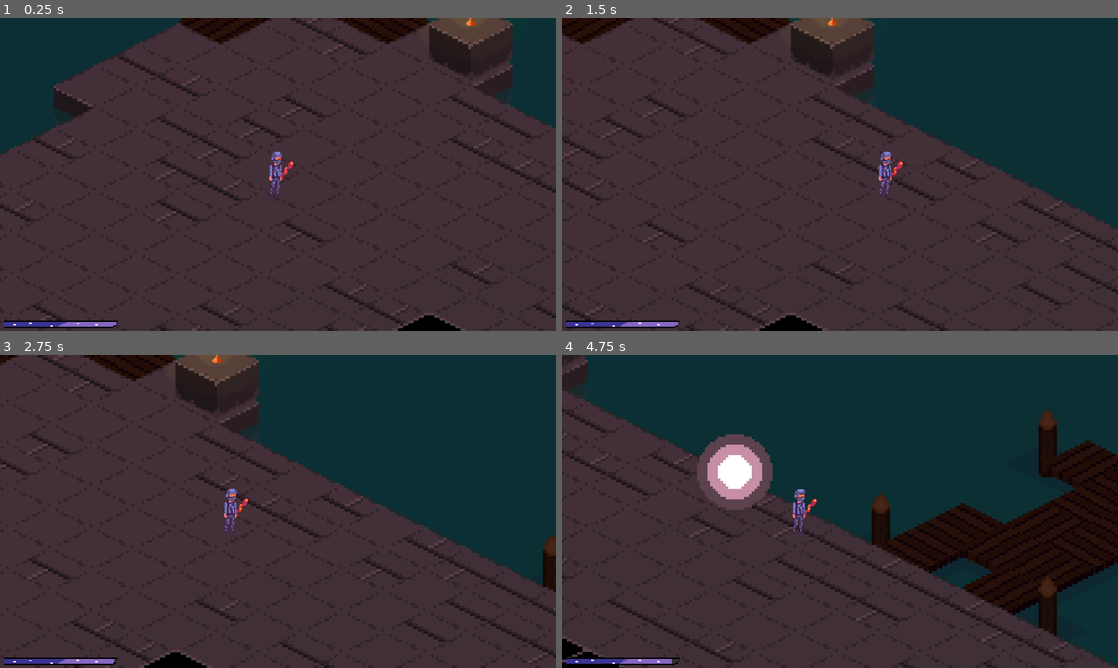
Above: before the commit, frames 1-4 (two rows, left to right).
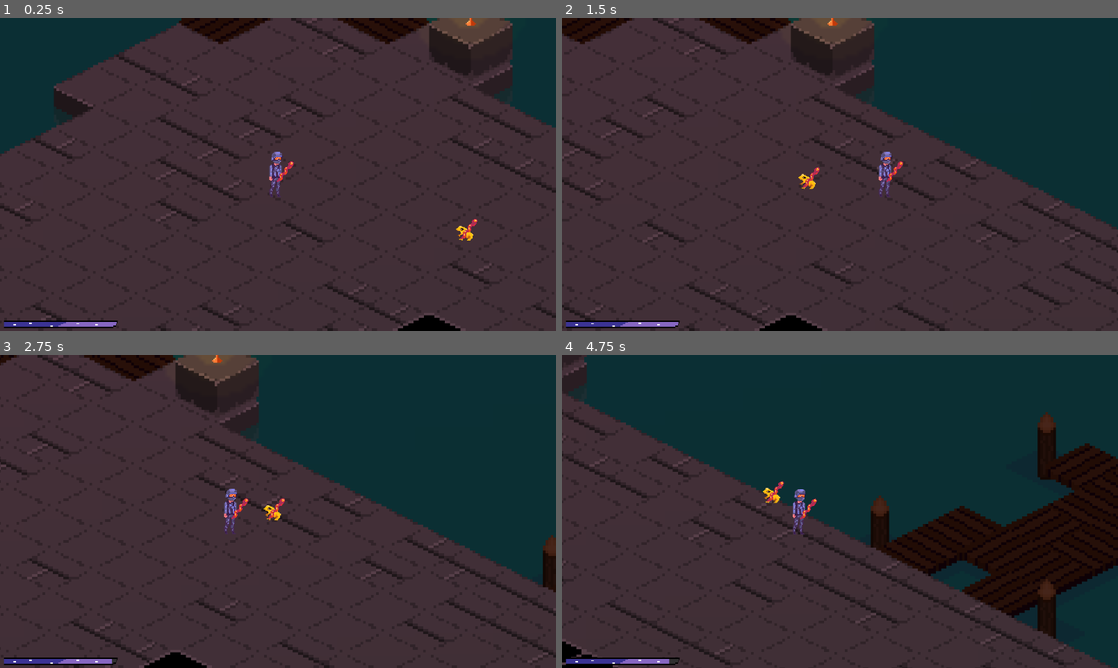
Above: after the commit, the same moments.

Repository: DarkMalygos/Game-Jam-Test
Game: Godot game, scene res://scenes/main.tscn
The game is run twice, just before and just after one commit, with the same random seed, the same clock (stepped at 60 frames per second) and the same inputs.
Inputs (mouse positions are in pixels of both pictures, inside the frame that each line leads up to):
- Up to frame 1 (0.25 s): no input
- Up to frame 2 (1.5 s): tap Enter (ui_accept) at 0.5, 0.77 s; move the mouse to (962, 158) at 0.52 s; press the mouse at (962, 158) at 0.53 s; hold D (movement_right) from 0.53 s (still down); right-click (962, 158) at 0.8 s; move the mouse to (728, 190) at 1.27 s; release the mouse at (728, 190) at 1.28 s; right-click (728, 190) at 1.35 s
- Up to frame 3 (2.75 s): tap Enter (ui_accept) at 1.52 s; click (166, 527) at 1.55 s; move the mouse to (333, 442) at 2.02 s; release D (movement_right) at 2.03 s; press the mouse at (333, 442) at 2.03 s; hold A (movement_left) from 2.03 s (still down); right-click (333, 442) at 2.3 s
- Up to frame 4 (4.75 s): move the mouse to (812, 574) at 2.77 s; release A (movement_left) at 2.78 s; release the mouse at (812, 574) at 2.78 s; hold D (movement_right) 2.78-4.28 s; right-click (812, 574) at 2.85 s; tap Enter (ui_accept) at 3.02, 3.77, 4.52 s; click (812, 574) at 3.05 s; move the mouse to (1006, 558) at 3.52 s; press the mouse at (1006, 558) at 3.53 s; right-click (1006, 558) at 3.8 s; move the mouse to (673, 464) at 4.27 s; release the mouse at (673, 464) at 4.28 s; hold A (movement_left) from 4.28 s (still down); right-click (673, 464) at 4.35 s; click (673, 464) at 4.55 s

The runs differ from the first frame. In frame 1, 0.1% of the frame differs, in the area x 49-86%, y 49-72%; in frame 2, 0.1%; in frame 3, 0.1%; in frame 4, 7.1%, in the area x 0-100%, y 0-100%.

Commit message:
Enemy + ability update

Diff:
--- a/diablo_clone/project.godot
+++ b/diablo_clone/project.godot
@@ -24,6 +24,7 @@
 
 enemy=""
 main_character=""
+wall=""
 
 [input]
 
--- /dev/null
+++ b/diablo_clone/resources/tile_sets/ground_layer.tres
@@ -0,0 +1,166 @@
+[gd_resource type="TileSet" load_steps=29 format=3 uid="uid://chai62qdkj712"]
+
+[ext_resource type="Texture2D" uid="uid://csnl4dp1q1uc3" path="res://assets/sprites/tiles/iso_tileset.png" id="1_kcwyn"]
+[ext_resource type="Texture2D" uid="uid://d1uuubjiy2ppw" path="res://assets/sprites/tiles/water.png" id="2_bmi3s"]
+[ext_resource type="Texture2D" uid="uid://lcyb46diqoqo" path="res://assets/sprites/entities/enemies/golden_frog_enemy.png" id="3_ch3uh"]
+[ext_resource type="Texture2D" uid="uid://pbkau3xldxlu" path="res://assets/sprites/tiles/wood_holder.png" id="4_8hqme"]
+[ext_resource type="Texture2D" uid="uid://cjrcryh2f0y2r" path="res://assets/sprites/tiles/ground_plant.png" id="5_i1i23"]
+[ext_resource type="Texture2D" uid="uid://b7vc85f3kayo6" path="res://assets/sprites/tiles/monkey_tree.png" id="6_kullh"]
+[ext_resource type="Texture2D" uid="uid://c6gsk3mpmnqtg" path="res://assets/sprites/entities/animals/golden_poison_frog.png" id="7_oh3wm"]
+[ext_resource type="Texture2D" uid="uid://qef8i8xh3fpr" path="res://assets/sprites/tiles/tree.png" id="8_lavlu"]
+[ext_resource type="Texture2D" uid="uid://kmr4mlbl264h" path="res://assets/sprites/tiles/stone_tileset.png" id="9_m5muf"]
+[ext_resource type="Texture2D" uid="uid://ctdfofeaw8jhy" path="res://assets/sprites/tiles/grass_set.png" id="10_f7gpw"]
+[ext_resource type="Texture2D" uid="uid://bowdyh7ri1nh0" path="res://assets/sprites/tiles/palm_trree.png" id="11_dwenk"]
+[ext_resource type="Texture2D" uid="uid://c84oftb5nbfi3" path="res://assets/sprites/tiles/stone_tileset_wall.png" id="12_smu26"]
+[ext_resource type="Texture2D" uid="uid://cvvidp5jklpcy" path="res://assets/sprites/tiles/wood_plank_tileset.png" id="13_ym3ip"]
+[ext_resource type="Texture2D" uid="uid://d0slwjvt2l786" path="res://assets/sprites/tiles/stonewall_tileset.png" id="14_2ixtu"]
+
+[sub_resource type="TileSetAtlasSource" id="TileSetAtlasSource_5xdlw"]
+texture = ExtResource("1_kcwyn")
+texture_region_size = Vector2i(32, 32)
+1:0/0 = 0
+1:0/0/texture_origin = Vector2i(0, -8)
+2:0/0 = 0
+2:0/0/texture_origin = Vector2i(0, -8)
+3:0/0 = 0
+3:0/0/texture_origin = Vector2i(0, -8)
+5:0/0 = 0
+5:0/0/texture_origin = Vector2i(0, -8)
+6:0/0 = 0
+6:0/0/texture_origin = Vector2i(0, -8)
+6:0/0/physics_layer_0/polygon_0/points = PackedVector2Array(-16, 0, 0, 8, 16, 0, 0, -8)
+0:0/0 = 0
+0:0/0/texture_origin = Vector2i(0, -8)
+7:0/0 = 0
+7:0/0/physics_layer_0/polygon_0/points = PackedVector2Array(-16, 0, 0, 8, 16, 0, 0, -8)
+4:0/0 = 0
+4:0/0/texture_origin = Vector2i(0, -8)
+4:0/0/physics_layer_0/polygon_0/points = PackedVector2Array(-1.00226, 22.7179, -15.2566, 15.368, -16, 0, 0, -8, 16, 0, 15.2566, 15.5907)
+
+[sub_resource type="TileSetAtlasSource" id="TileSetAtlasSource_x4lyg"]
+texture = ExtResource("2_bmi3s")
+texture_region_size = Vector2i(32, 32)
+0:0/0 = 0
+0:0/0/texture_origin = Vector2i(0, -8)
+0:0/0/modulate = Color(1, 1, 1, 0.588235)
+0:0/0/physics_layer_0/polygon_0/points = PackedVector2Array(-16, 0, 0, 8, 16, 0, 0, -8)
+
+[sub_resource type="TileSetAtlasSource" id="TileSetAtlasSource_b55rm"]
+texture = ExtResource("3_ch3uh")
+texture_region_size = Vector2i(32, 32)
+0:0/0 = 0
+
+[sub_resource type="TileSetAtlasSource" id="TileSetAtlasSource_8xdgp"]
+texture = ExtResource("4_8hqme")
+texture_region_size = Vector2i(32, 32)
+0:0/0 = 0
+0:0/0/texture_origin = Vector2i(0, -4)
+
+[sub_resource type="TileSetAtlasSource" id="TileSetAtlasSource_lexii"]
+texture = ExtResource("5_i1i23")
+texture_region_size = Vector2i(27, 16)
+0:0/0 = 0
+
+[sub_resource type="TileSetAtlasSource" id="TileSetAtlasSource_upo68"]
+texture = ExtResource("6_kullh")
+texture_region_size = Vector2i(40, 42)
+0:0/0 = 0
+
+[sub_resource type="TileSetAtlasSource" id="TileSetAtlasSource_8gwal"]
+texture = ExtResource("7_oh3wm")
+texture_region_size = Vector2i(8, 8)
+0:0/0 = 0
+
+[sub_resource type="TileSetAtlasSource" id="TileSetAtlasSource_lavw7"]
+texture = ExtResource("8_lavlu")
+texture_region_size = Vector2i(64, 64)
+0:0/0 = 0
+0:0/0/physics_layer_0/polygon_0/points = PackedVector2Array(-4.6875, 14.875, 5.3125, 13.375, 6.1875, 15.25, 6.9375, 16, 4.4375, 16.375, 1.3125, 16.375, 0.1875, 16.875, -2.4375, 15.5)
+0:0/0/physics_layer_0/polygon_1/points = PackedVector2Array(-5.1875, 16.5, -8.5625, 16.125, -5.1875, 18.25, 6.0625, 18.625, 9.3125, 16.25, 6.1875, 14.25, -4.5625, 15.25)
+
+[sub_resource type="TileSetAtlasSource" id="TileSetAtlasSource_uyo1q"]
+texture = ExtResource("9_m5muf")
+texture_region_size = Vector2i(32, 32)
+0:0/0 = 0
+0:0/0/texture_origin = Vector2i(0, -8)
+1:0/0 = 0
+1:0/0/texture_origin = Vector2i(0, -8)
+2:0/0 = 0
+2:0/0/texture_origin = Vector2i(0, -8)
+3:0/0 = 0
+3:0/0/texture_origin = Vector2i(0, -8)
+
+[sub_resource type="TileSetAtlasSource" id="TileSetAtlasSource_lhr2e"]
+texture = ExtResource("10_f7gpw")
+texture_region_size = Vector2i(32, 32)
+0:0/0 = 0
+0:0/0/texture_origin = Vector2i(0, -8)
+1:0/0 = 0
+1:0/0/texture_origin = Vector2i(0, -8)
+2:0/0 = 0
+2:0/0/texture_origin = Vector2i(0, -8)
+3:0/0 = 0
+3:0/0/texture_origin = Vector2i(0, -8)
+
+[sub_resource type="TileSetAtlasSource" id="TileSetAtlasSource_3o4xt"]
+texture = ExtResource("11_dwenk")
+texture_region_size = Vector2i(34, 60)
+0:0/0 = 0
+
+[sub_resource type="TileSetAtlasSource" id="TileSetAtlasSource_1ur4n"]
+texture = ExtResource("12_smu26")
+texture_region_size = Vector2i(32, 32)
+0:0/0 = 0
+0:0/0/texture_origin = Vector2i(0, -8)
+0:0/0/physics_layer_0/polygon_0/points = PackedVector2Array(-16, 0, -16.625, 14, 0.875, 21.75, 15.625, 15.5, 16, 0, 0, -8)
+1:0/0 = 0
+1:0/0/texture_origin = Vector2i(0, -8)
+1:0/0/physics_layer_0/polygon_0/points = PackedVector2Array(-16, 0, -16.625, 14, 0.875, 21.75, 15.625, 15.5, 16, 0, 0, -8)
+2:0/0 = 0
+2:0/0/texture_origin = Vector2i(0, -8)
+2:0/0/physics_layer_0/polygon_0/points = PackedVector2Array(-16, 0, -16.625, 14, 0.875, 21.75, 15.625, 15.5, 16, 0, 0, -8)
+3:0/0 = 0
+3:0/0/texture_origin = Vector2i(0, -8)
+3:0/0/physics_layer_0/polygon_0/points = PackedVector2Array(-16, 0, -16.625, 14, 0.875, 21.75, 15.625, 15.5, 16, 0, 0, -8)
+
+[sub_resource type="TileSetAtlasSource" id="TileSetAtlasSource_yie0l"]
+texture = ExtResource("13_ym3ip")
+texture_region_size = Vector2i(32, 32)
+0:0/0 = 0
+1:0/0 = 0
+
+[sub_resource type="TileSetAtlasSource" id="TileSetAtlasSource_412e7"]
+texture = ExtResource("14_2ixtu")
+texture_region_size = Vector2i(32, 32)
+0:0/0 = 0
+0:0/0/texture_origin = Vector2i(0, -16)
+0:0/0/physics_layer_0/polygon_0/points = PackedVector2Array(-14.6875, 3.875, -14.6875, 15.875, -0.4375, 23.25, 7.8125, 20.1875, 7.6875, 8.1875, -8.0625, 0.375)
+1:0/0 = 0
+1:0/0/texture_origin = Vector2i(0, -16)
+1:0/0/physics_layer_0/polygon_0/points = PackedVector2Array(-14.6875, 3.875, -14.6875, 15.875, -0.4375, 23.25, 7.8125, 20.1875, 7.6875, 8.1875, -8.0625, 0.375)
+2:0/0 = 0
+2:0/0/texture_origin = Vector2i(0, -16)
+2:0/0/physics_layer_0/polygon_0/points = PackedVector2Array(-7.8125, 20.5625, -0.4375, 23.75, 14.3125, 16, 13.8125, 3.75, 7.6875, 0.625, -7.8125, 8.6875)
+3:0/0 = 0
+3:0/0/texture_origin = Vector2i(0, -16)
+3:0/0/physics_layer_0/polygon_0/points = PackedVector2Array(-7.8125, 20.5625, -0.4375, 23.75, 14.3125, 16, 13.8125, 3.75, 7.6875, 0.625, -7.8125, 8.6875)
+
+[resource]
+tile_shape = 1
+tile_layout = 5
+tile_size = Vector2i(32, 16)
+physics_layer_0/collision_layer = 1
+sources/0 = SubResource("TileSetAtlasSource_5xdlw")
+sources/3 = SubResource("TileSetAtlasSource_lavw7")
+sources/4 = SubResource("TileSetAtlasSource_uyo1q")
+sources/9 = SubResource("TileSetAtlasSource_412e7")
+sources/7 = SubResource("TileSetAtlasSource_1ur4n")
+sources/8 = SubResource("TileSetAtlasSource_yie0l")
+sources/5 = SubResource("TileSetAtlasSource_lhr2e")
+sources/6 = SubResource("TileSetAtlasSource_3o4xt")
+sources/12 = SubResource("TileSetAtlasSource_lexii")
+sources/13 = SubResource("TileSetAtlasSource_upo68")
+sources/11 = SubResource("TileSetAtlasSource_8xdgp")
+sources/1 = SubResource("TileSetAtlasSource_x4lyg")
+sources/2 = SubResource("TileSetAtlasSource_8gwal")
+sources/10 = SubResource("TileSetAtlasSource_b55rm")
--- a/diablo_clone/resources/tile_sets/iso_tileset.tres
+++ b/diablo_clone/resources/tile_sets/wall_layer.tres
@@ -149,7 +149,8 @@
 tile_shape = 1
 tile_layout = 5
 tile_size = Vector2i(32, 16)
-physics_layer_0/collision_layer = 1
+physics_layer_0/collision_layer = 3
+physics_layer_0/collision_mask = 3
 sources/0 = SubResource("TileSetAtlasSource_5xdlw")
 sources/3 = SubResource("TileSetAtlasSource_lavw7")
 sources/4 = SubResource("TileSetAtlasSource_uyo1q")
--- /dev/null
+++ b/diablo_clone/scenes/entities/enemies/enemy.tscn
@@ -0,0 +1,39 @@
+[gd_scene load_steps=7 format=3 uid="uid://gd08nut0n7l5"]
+
+[ext_resource type="PackedScene" uid="uid://b0w4pmjhnu7ml" path="res://scenes/entities/entity.tscn" id="1_c30hy"]
+[ext_resource type="Texture2D" uid="uid://lcyb46diqoqo" path="res://assets/sprites/entities/enemies/golden_frog_enemy.png" id="2_80jej"]
+[ext_resource type="Script" path="res://scripts/entities/enemies/enemy_body.gd" id="2_ppo2b"]
+[ext_resource type="PackedScene" uid="uid://bp7wpc31kvew5" path="res://scenes/weapons/staff.tscn" id="4_p20yu"]
+
+[sub_resource type="SpriteFrames" id="SpriteFrames_skrgd"]
+animations = [{
+"frames": [{
+"duration": 1.0,
+"texture": ExtResource("2_80jej")
+}],
+"loop": true,
+"name": &"default",
+"speed": 5.0
+}]
+
+[sub_resource type="CapsuleShape2D" id="CapsuleShape2D_r0nf7"]
+radius = 6.66667
+height = 26.6667
+
+[node name="Enemy" instance=ExtResource("1_c30hy")]
+
+[node name="CharacterBody2D" parent="." index="0" groups=["enemy"]]
+script = ExtResource("2_ppo2b")
+
+[node name="AnimatedSprite2D" parent="CharacterBody2D" index="0"]
+sprite_frames = SubResource("SpriteFrames_skrgd")
+
+[node name="CollisionShape2D" parent="CharacterBody2D" index="1"]
+position = Vector2(3.33333, 10)
+
+[node name="CollisionShape2D" parent="CharacterBody2D/Area2D" index="0"]
+position = Vector2(3.33333, -4.76837e-07)
+rotation = 1.5708
+shape = SubResource("CapsuleShape2D_r0nf7")
+
+[node name="Staff" parent="CharacterBody2D" index="3" instance=ExtResource("4_p20yu")]
--- a/diablo_clone/scenes/entities/entity.tscn
+++ b/diablo_clone/scenes/entities/entity.tscn
@@ -1,8 +1,7 @@
-[gd_scene load_steps=7 format=3 uid="uid://b0w4pmjhnu7ml"]
+[gd_scene load_steps=6 format=3 uid="uid://b0w4pmjhnu7ml"]
 
 [ext_resource type="Script" path="res://scripts/entities/entity_body.gd" id="1_1p27h"]
 [ext_resource type="Texture2D" uid="uid://qpbi27oxlxr" path="res://assets/sprites/entities/main_character/test_character.png" id="2_3s5q8"]
-[ext_resource type="PackedScene" uid="uid://bp7wpc31kvew5" path="res://scenes/weapons/staff.tscn" id="3_pgdd4"]
 
 [sub_resource type="SpriteFrames" id="SpriteFrames_tv786"]
 animations = [{
@@ -16,17 +15,18 @@
 }]
 
 [sub_resource type="CircleShape2D" id="CircleShape2D_a47sp"]
-radius = 6.66667
+radius = 3.33333
 
 [sub_resource type="CapsuleShape2D" id="CapsuleShape2D_urj1w"]
+height = 20.0
 
 [node name="Entity" type="Node2D"]
 scale = Vector2(0.3, 0.3)
 
 [node name="CharacterBody2D" type="CharacterBody2D" parent="."]
+collision_layer = 3
+collision_mask = 3
 script = ExtResource("1_1p27h")
-
-[node name="Staff" parent="CharacterBody2D" instance=ExtResource("3_pgdd4")]
 
 [node name="AnimatedSprite2D" type="AnimatedSprite2D" parent="CharacterBody2D"]
 sprite_frames = SubResource("SpriteFrames_tv786")
--- a/diablo_clone/scenes/entities/main_character/main_character.tscn
+++ b/diablo_clone/scenes/entities/main_character/main_character.tscn
@@ -1,17 +1,17 @@
-[gd_scene load_steps=3 format=3 uid="uid://bakqliauqbu77"]
+[gd_scene load_steps=4 format=3 uid="uid://bakqliauqbu77"]
 
 [ext_resource type="PackedScene" uid="uid://b0w4pmjhnu7ml" path="res://scenes/entities/entity.tscn" id="1_1s8lj"]
 [ext_resource type="Script" path="res://scripts/entities/main_character_body/main_character_body.gd" id="2_uxssg"]
+[ext_resource type="PackedScene" uid="uid://bp7wpc31kvew5" path="res://scenes/weapons/staff.tscn" id="3_i4t74"]
 
 [node name="MainCharacter" instance=ExtResource("1_1s8lj")]
 
 [node name="CharacterBody2D" parent="." index="0" groups=["main_character"]]
 script = ExtResource("2_uxssg")
-player_health = 100
-
-[node name="CollisionShape2D" parent="CharacterBody2D" index="2"]
-position = Vector2(-3.33333, 23.3333)
+speed = 100
 
 [node name="Camera2D" type="Camera2D" parent="CharacterBody2D" index="3"]
 zoom = Vector2(6, 6)
 position_smoothing_enabled = true
+
+[node name="Staff" parent="CharacterBody2D" index="4" instance=ExtResource("3_i4t74")]
--- a/diablo_clone/scenes/hit_objects/hit_object.tscn
+++ b/diablo_clone/scenes/hit_objects/hit_object.tscn
@@ -14,6 +14,8 @@
 texture = ExtResource("1_ieaaf")
 
 [node name="Area2D" type="Area2D" parent="."]
+collision_layer = 2
+collision_mask = 2
 
 [node name="CollisionShape2D" type="CollisionShape2D" parent="Area2D"]
 shape = SubResource("CircleShape2D_s0xfx")
--- a/diablo_clone/scenes/hit_objects/projectiles/projectile.tscn
+++ b/diablo_clone/scenes/hit_objects/projectiles/projectile.tscn
@@ -1,11 +1,9 @@
 [gd_scene load_steps=3 format=3 uid="uid://dsjjog4vrdx0e"]
 
-[ext_resource type="PackedScene" uid="uid://bbtps2ggbe8je" path="res://scenes/projectiles/projectile.tscn" id="1_tyfjc"]
+[ext_resource type="PackedScene" uid="uid://bbtps2ggbe8je" path="res://scenes/hit_objects/hit_object.tscn" id="1_tyfjc"]
 [ext_resource type="Script" path="res://scripts/hit_objects/projectiles/projectile.gd" id="2_pif3l"]
 
 [node name="Projectile" instance=ExtResource("1_tyfjc")]
 script = ExtResource("2_pif3l")
 
-[node name="Area2D" parent="." index="1"]
-collision_layer = 2
-collision_mask = 2
+[connection signal="body_entered" from="Area2D" to="." method="_on_area_2d_body_entered"]
--- a/diablo_clone/scenes/projectiles/projectile.tscn
+++ /dev/null
@@ -1,16 +0,0 @@
-[gd_scene load_steps=3 format=3 uid="uid://bbtps2ggbe8je"]
-
-[ext_resource type="Texture2D" uid="uid://dhl54hefromtr" path="res://assets/sprites/obsticles/lights/torch_light.png" id="1_ieaaf"]
-
-[sub_resource type="CircleShape2D" id="CircleShape2D_s0xfx"]
-radius = 15.0
-
-[node name="Projectile" type="Node2D"]
-
-[node name="Sprite2D" type="Sprite2D" parent="."]
-texture = ExtResource("1_ieaaf")
-
-[node name="Area2D" type="Area2D" parent="."]
-
-[node name="CollisionShape2D" type="CollisionShape2D" parent="Area2D"]
-shape = SubResource("CircleShape2D_s0xfx")
--- a/diablo_clone/scenes/tile_map/tile_map.tscn
+++ b/diablo_clone/scenes/tile_map/tile_map.tscn
@@ -1,6 +1,7 @@
-[gd_scene load_steps=14 format=4 uid="uid://dprx05im4l6o2"]
+[gd_scene load_steps=16 format=4 uid="uid://dprx05im4l6o2"]
 
-[ext_resource type="TileSet" uid="uid://bsprh60fd27g5" path="res://resources/tile_sets/iso_tileset.tres" id="1_lep4a"]
+[ext_resource type="TileSet" uid="uid://chai62qdkj712" path="res://resources/tile_sets/ground_layer.tres" id="1_cwxdo"]
+[ext_resource type="TileSet" uid="uid://bsprh60fd27g5" path="res://resources/tile_sets/wall_layer.tres" id="1_lep4a"]
 [ext_resource type="Script" path="res://scripts/tiles/ground_layer.gd" id="2_kb2qv"]
 [ext_resource type="PackedScene" uid="uid://ccmc12ruoo7j6" path="res://scenes/obsticles/buildings/aztec_temple.tscn" id="3_03mql"]
 [ext_resource type="PackedScene" uid="uid://bakqliauqbu77" path="res://scenes/entities/main_character/main_character.tscn" id="4_rqk01"]
@@ -10,6 +11,7 @@
 [ext_resource type="Texture2D" uid="uid://bpt2dilt7cj5g" path="res://assets/sprites/entities/health_bar/background_health_bar.png" id="7_6q3v7"]
 [ext_resource type="PackedScene" uid="uid://qkmcv2w7ijyv" path="res://scenes/obsticles/lights/torch_group_3.tscn" id="7_y4uci"]
 [ext_resource type="Texture2D" uid="uid://t8r0esnrqp5v" path="res://assets/sprites/entities/health_bar/progress_health_bar.png" id="8_fuwb8"]
+[ext_resource type="PackedScene" uid="uid://gd08nut0n7l5" path="res://scenes/entities/enemies/enemy.tscn" id="9_gfb3g"]
 [ext_resource type="PackedScene" uid="uid://dx3chiiktgwrs" path="res://scenes/obsticles/lights/torches_on_lands.tscn" id="11_d37wg"]
 
 [sub_resource type="Gradient" id="Gradient_uitbr"]
@@ -26,15 +28,15 @@
 [node name="GroundLayer" type="TileMapLayer" parent="."]
 self_modulate = Color(0.497474, 0.497474, 0.497474, 1)
 tile_map_data = PackedByteArray("AAD6//n/BAAAAAAAAAD6//r/BAABAAAAABD6//v/BAAAAAAAAAD6//z/BAAAAAAAAAD6//3/BAAAAAAAAAD6// …(63520 unchanged characters)…
-tile_set = ExtResource("1_lep4a")
+tile_set = ExtResource("1_cwxdo")
 script = ExtResource("2_kb2qv")
 
-[node name="Level1Layer" type="TileMapLayer" parent="."]
+[node name="Level1Layer" type="TileMapLayer" parent="." groups=["wall"]]
 self_modulate = Color(0.498039, 0.498039, 0.498039, 1)
 tile_map_data = PackedByteArray("AAAZAAYAAAAEAAAAAAAZAAUAAAAEAAAAAAAZAAQAAAAEAAAAAAAZAAMAAAAEAAAAAAAZAAIAAAAEAAAAAAAZAA …(5856 unchanged characters)…
 tile_set = ExtResource("1_lep4a")
 
-[node name="Level2Layer" type="TileMapLayer" parent="."]
+[node name="Level2Layer" type="TileMapLayer" parent="." groups=["wall"]]
 self_modulate = Color(0.498039, 0.498039, 0.498039, 1)
 tile_map_data = PackedByteArray("AAAIAAcABwABAAAAAAAIAPf/BwABAAAAAAD0//f/BwACAAAAAAD0/wcABwADAAAAAAAFACsABwAAAAAAAAAFABMABwAAAAAAAADs/ysABwAAAAAAAAAMAPf/BwAAAAAAAAAMAAoABwAAAAAAAAAdAA0ABwAAAAAAAAAaAPf/BwAAAAAAAAA=")
 tile_set = ExtResource("1_lep4a")
@@ -60,6 +62,9 @@
 [node name="MainCharacter" parent="." instance=ExtResource("4_rqk01")]
 position = Vector2(-618, 91)
 
+[node name="Enemy" parent="." instance=ExtResource("9_gfb3g")]
+position = Vector2(-538, 116)
+
 [node name="CanvasLayer" type="CanvasLayer" parent="."]
 
 [node name="TextureProgressBar" type="TextureProgressBar" parent="CanvasLayer"]
--- a/diablo_clone/scenes/weapons/staff.tscn
+++ b/diablo_clone/scenes/weapons/staff.tscn
@@ -6,16 +6,12 @@
 [ext_resource type="PackedScene" uid="uid://be6nekgyxgxi4" path="res://scenes/abilities/heal_ability.tscn" id="4_npo1d"]
 
 [node name="Staff" instance=ExtResource("1_oxh8u")]
-position = Vector2(23.3333, -3.33333)
 script = ExtResource("2_6p3mt")
 minimum = 1
 maximum = 3
 current = 2
 allowed_ability_components = Array[String](["RangedComponent", "DamageComponent", "SingleTargetComponent", "HealComponent"])
 
-[node name="SpawnPoint" parent="." index="1"]
-position = Vector2(-40, -120)
-
 [node name="FireballAbility" parent="." index="2" instance=ExtResource("3_nr20n")]
 
 [node name="HealAbility" parent="." index="3" instance=ExtResource("4_npo1d")]
--- a/diablo_clone/scripts/abilities/ability.gd
+++ b/diablo_clone/scripts/abilities/ability.gd
@@ -18,15 +18,15 @@
 	if cooldown_timer >= cooldown:
 		active = true
 		cooldown_timer = 0
+		print(name, " is active")
 
 func try_activate(user: CharacterBody2D, group: String, target_position: Vector2):
 	if !active:
 		return
 
-	user.reduce_current_health(self_damage)
+	user.try_reduce_current_health(self_damage)
 	active = false
 	activate(user, group, target_position)
 
-##Override this in child
 func activate(user: CharacterBody2D, group: String, target_position: Vector2):
-	pass
+	push_error("abstract method")
--- a/diablo_clone/scripts/abilities/ability_components/damage_component.gd
+++ b/diablo_clone/scripts/abilities/ability_components/damage_component.gd
@@ -4,4 +4,4 @@
 @export var damage := 10
 
 func deal_damage(target: CharacterBody2D):
-	target.reduce_current_health(damage)
+	target.try_reduce_current_health(damage)
--- a/diablo_clone/scripts/abilities/ability_components/heal_component.gd
+++ b/diablo_clone/scripts/abilities/ability_components/heal_component.gd
@@ -4,4 +4,4 @@
 @export var heal := 15
 
 func single_target_heal(user: CharacterBody2D):
-	user.reduce_current_health(-heal)
+	user.try_reduce_current_health(-heal)
--- a/diablo_clone/scripts/abilities/fireball_ability.gd
+++ b/diablo_clone/scripts/abilities/fireball_ability.gd
@@ -5,5 +5,6 @@
 	$RangedComponent.fly_projectile(group, target_position, projectile)
 	projectile.hit_object_collision.connect(_on_hit_object_collision)
 
-func _on_hit_object_collision(target: CharacterBody2D):
+func _on_hit_object_collision(hit_object: HitObject, target: CharacterBody2D):
 	$DamageComponent.deal_damage(target)
+	hit_object.queue_free()
--- /dev/null
+++ b/diablo_clone/scripts/entities/enemies/enemy_body.gd
@@ -0,0 +1,9 @@
+extends EntityBody
+class_name EnemyBody
+
+@onready var main_character := get_node("../../MainCharacter/CharacterBody2D")
+
+func _physics_process(delta: float) -> void:
+	var direction = Vector2(main_character.global_position - global_position).normalized()
+	velocity = direction * speed
+	move_and_slide()
--- a/diablo_clone/scripts/entities/entity_body.gd
+++ b/diablo_clone/scripts/entities/entity_body.gd
@@ -1,6 +1,29 @@
 extends CharacterBody2D
 class_name EntityBody
 
+@export var max_health := 100.0
+@onready var current_health: int = max_health
 @export var speed := 40
 
-@onready var weapon = $Staff
+var weapon: Node2D
+
+func _ready() -> void:
+	weapon = _get_weapon()
+
+func _get_weapon():
+	for child in get_children():
+		if child is Weapon:
+			return child
+
+	print("Weapon missing on ", get_parent().name)
+
+func try_reduce_current_health(amount: float):
+	if (current_health - amount) > max_health:
+		return
+
+	current_health -= amount
+	reduce_current_health(amount)
+
+func reduce_current_health(amount: float):
+	pass
+	#push_error("abstract method")
--- a/diablo_clone/scripts/entities/health_bar.gd
+++ b/diablo_clone/scripts/entities/health_bar.gd
@@ -7,4 +7,4 @@
 	update_health_bar()
 
 func update_health_bar():
-	value = player.current_health * 100 / player.player_health
+	value = player.current_health * 100 / player.max_health
--- a/diablo_clone/scripts/entities/main_character_body/main_character_body.gd
+++ b/diablo_clone/scripts/entities/main_character_body/main_character_body.gd
@@ -1,15 +1,9 @@
 extends EntityBody
-
-class_name MainCharacter
+class_name MainCharacterBody
 
 signal health_changed()
 
 #@export var jump_velocity = -40.0
-@export var player_health := 100
-@onready var current_health: int = player_health
-
-func _ready() -> void:
-	speed = 100
 
 func _physics_process(delta: float) -> void:
 	#if not is_on_floor():
@@ -19,9 +13,9 @@
 	#if Input.is_action_just_pressed("ui_accept") and is_on_floor():
 		#velocity.y = jump_velocity
 
-	if Input.is_action_just_pressed("ability_one"):
+	if Input.is_action_pressed("ability_one"):
 		weapon.activate(0, self, "enemy", get_global_mouse_position())
-	if Input.is_action_just_pressed("ability_two"):
+	if Input.is_action_pressed("ability_two"):
 		weapon.activate(1, self, "enemy", get_global_mouse_position())
 
 	var direction := Input.get_vector("movement_left", "movement_right", "movement_up", "movement_down")
@@ -32,8 +26,5 @@
 
 	move_and_slide()
 
-func reduce_current_health(change_value: int):
-	current_health -= change_value
+func reduce_current_health(amount: float):
 	health_changed.emit()
-
-	print(current_health)
--- a/diablo_clone/scripts/hit_objects/hit_object.gd
+++ b/diablo_clone/scripts/hit_objects/hit_object.gd
@@ -10,4 +10,4 @@
 	if !target.is_in_group(group):
 		return
 
-	hit_object_collision.emit(target)
+	hit_object_collision.emit(self, target)
--- a/diablo_clone/scripts/hit_objects/projectiles/projectile.gd
+++ b/diablo_clone/scripts/hit_objects/projectiles/projectile.gd
@@ -18,3 +18,7 @@
 
 	if travel_distance >= max_travel_distance:
 		queue_free()
+
+func _on_area_2d_body_entered(body: Node2D) -> void:
+	if body.is_in_group("wall"):
+		queue_free()
